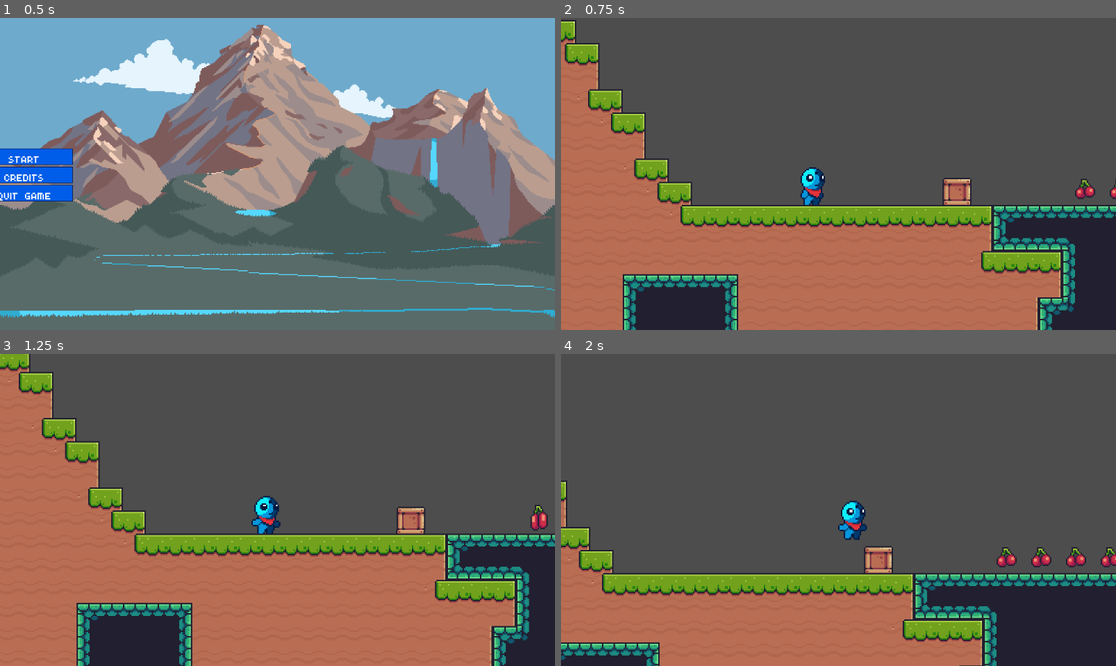
Above: before the commit, frames 1-4 (two rows, left to right).
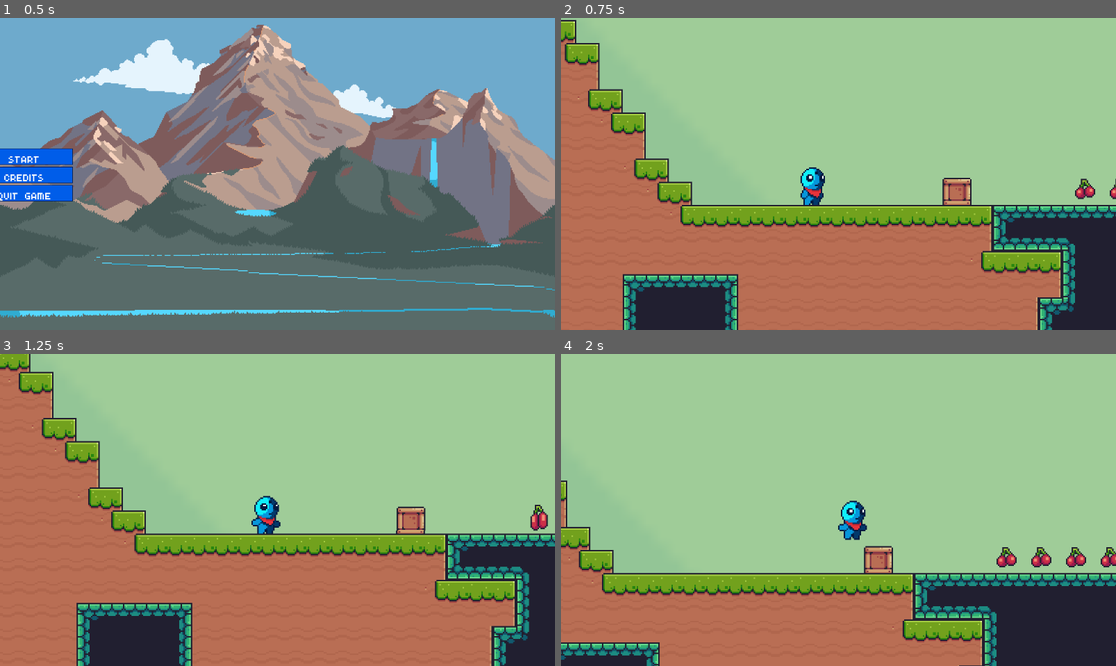
Above: after the commit, the same moments.

Repository: stbrunohenrique/Hack-n-slash
Game: Godot game, scene res://assets/entities/Menu/menu.tscn
The game is run twice, just before and just after one commit, with the same random seed, the same clock (stepped at 60 frames per second) and the same inputs.
Inputs (mouse positions are in pixels of both pictures, inside the frame that each line leads up to):
- Up to frame 1 (0.5 s): no input
- Up to frame 2 (0.75 s): click "START" at 0.5 s
- Up to frame 3 (1.25 s): no input
- Up to frame 4 (2 s): tap Enter at 1.25 s; move the mouse to (960, 494) at 1.27 s; press the mouse at (960, 494) at 1.28 s; hold D (right) from 1.28 s (still down); tap Space (jump) at 1.52 s

Frame 1 is identical in both runs. In frame 2, 51% of the frame differs, in the area x 0-100%, y 0-60%; in frame 3, 48%; in frame 4, 67%, in the area x 0-100%, y 0-71%.

Commit message:
Background

Diff:
--- a/assets/entities/Platforms/platform.tscn
+++ b/assets/entities/Platforms/platform.tscn
@@ -166,3 +166,4 @@
 [node name="CollisionShape2D" type="CollisionShape2D" parent="."]
 position = Vector2(16, 8)
 shape = SubResource("RectangleShape2D_1dufe")
+one_way_collision = true
--- a/assets/levels/testlevel.tscn
+++ b/assets/levels/testlevel.tscn
@@ -8,6 +8,7 @@
 [ext_resource type="Script" uid="uid://de0ue7b5nh8v" path="res://assets/levels/00/mouse_position.gd" id="4_cvbjm"]
 [ext_resource type="PackedScene" uid="uid://bm5qxw2cpfx3y" path="res://assets/entities/Platforms/platform.tscn" id="4_orrwl"]
 [ext_resource type="Script" uid="uid://dolk1ghkmgd68" path="res://assets/entities/Platforms/platform.gd" id="5_xqu7u"]
+[ext_resource type="Texture2D" uid="uid://cdv7xafepxeb2" path="res://assets/visual/sprites/Tilesets/Background/Green.png" id="9_x4tki"]
 
 [sub_resource type="TileSetAtlasSource" id="TileSetAtlasSource_6kl7x"]
 texture = ExtResource("1_f7che")
@@ -438,6 +439,21 @@
 terrain_set_0/terrain_2/color = Color(0.779261, 0.274798, 0.347872, 1)
 sources/0 = SubResource("TileSetAtlasSource_6kl7x")
 
+[sub_resource type="Animation" id="Animation_xqu7u"]
+length = 0.001
+tracks/0/type = "value"
+tracks/0/imported = false
+tracks/0/enabled = true
+tracks/0/path = NodePath(".:position")
+tracks/0/interp = 1
+tracks/0/loop_wrap = true
+tracks/0/keys = {
+"times": PackedFloat32Array(0),
+"transitions": PackedFloat32Array(1),
+"update": 0,
+"values": [Vector2(1024, 496)]
+}
+
 [sub_resource type="Animation" id="Animation_orrwl"]
 resource_name = "default"
 length = 12.0
@@ -454,7 +470,13 @@
 "values": [Vector2(1024, 496), Vector2(1024, 496), Vector2(1024, 960), Vector2(1024, 960), Vector2(1024, 960), Vector2(1024, 496), Vector2(1024, 496)]
 }
 
-[sub_resource type="Animation" id="Animation_xqu7u"]
+[sub_resource type="AnimationLibrary" id="AnimationLibrary_x4tki"]
+_data = {
+&"RESET": SubResource("Animation_xqu7u"),
+&"default": SubResource("Animation_orrwl")
+}
+
+[sub_resource type="Animation" id="Animation_aoqmy"]
 length = 0.001
 tracks/0/type = "value"
 tracks/0/imported = false
@@ -466,13 +488,7 @@
 "times": PackedFloat32Array(0),
 "transitions": PackedFloat32Array(1),
 "update": 0,
-"values": [Vector2(1024, 496)]
-}
-
-[sub_resource type="AnimationLibrary" id="AnimationLibrary_x4tki"]
-_data = {
-&"RESET": SubResource("Animation_xqu7u"),
-&"default": SubResource("Animation_orrwl")
+"values": [Vector2(1360, 496)]
 }
 
 [sub_resource type="Animation" id="Animation_x4tki"]
@@ -491,21 +507,6 @@
 "values": [Vector2(1360, 496), Vector2(1360, 496), Vector2(1360, 960), Vector2(1360, 960), Vector2(1360, 496), Vector2(1360, 496)]
 }
 
-[sub_resource type="Animation" id="Animation_aoqmy"]
-length = 0.001
-tracks/0/type = "value"
-tracks/0/imported = false
-tracks/0/enabled = true
-tracks/0/path = NodePath(".:position")
-tracks/0/interp = 1
-tracks/0/loop_wrap = true
-tracks/0/keys = {
-"times": PackedFloat32Array(0),
-"transitions": PackedFloat32Array(1),
-"update": 0,
-"values": [Vector2(1360, 496)]
-}
-
 [sub_resource type="AnimationLibrary" id="AnimationLibrary_ot6a7"]
 _data = {
 &"RESET": SubResource("Animation_aoqmy"),
@@ -629,6 +630,18 @@
 [node name="MousePosition" type="Marker2D" parent="."]
 script = ExtResource("4_cvbjm")
 
+[node name="ParallaxBG" type="ParallaxBackground" parent="."]
+scroll_limit_end = Vector2(5000, 3000)
+
+[node name="ParallaxLayer" type="ParallaxLayer" parent="ParallaxBG"]
+motion_mirroring = Vector2(640, 640)
+
+[node name="Sprite2D" type="Sprite2D" parent="ParallaxBG/ParallaxLayer"]
+texture_filter = 4
+scale = Vector2(10, 10)
+texture = ExtResource("9_x4tki")
+centered = false
+
 [connection signal="break_crate" from="Level/Items/Box" to="Player" method="_on_box_break_crate"]
 [connection signal="get_cherry" from="Level/Items/Cherries/Cherry" to="Player" method="_on_cherry_get_cherry"]
 [connection signal="facing_direction_changed" from="Player" to="Camera2D" method="_on_player_facing_direction_changed"]
Not shown: 1 places in assets/levels/testlevel.tscn that only renumber resources
